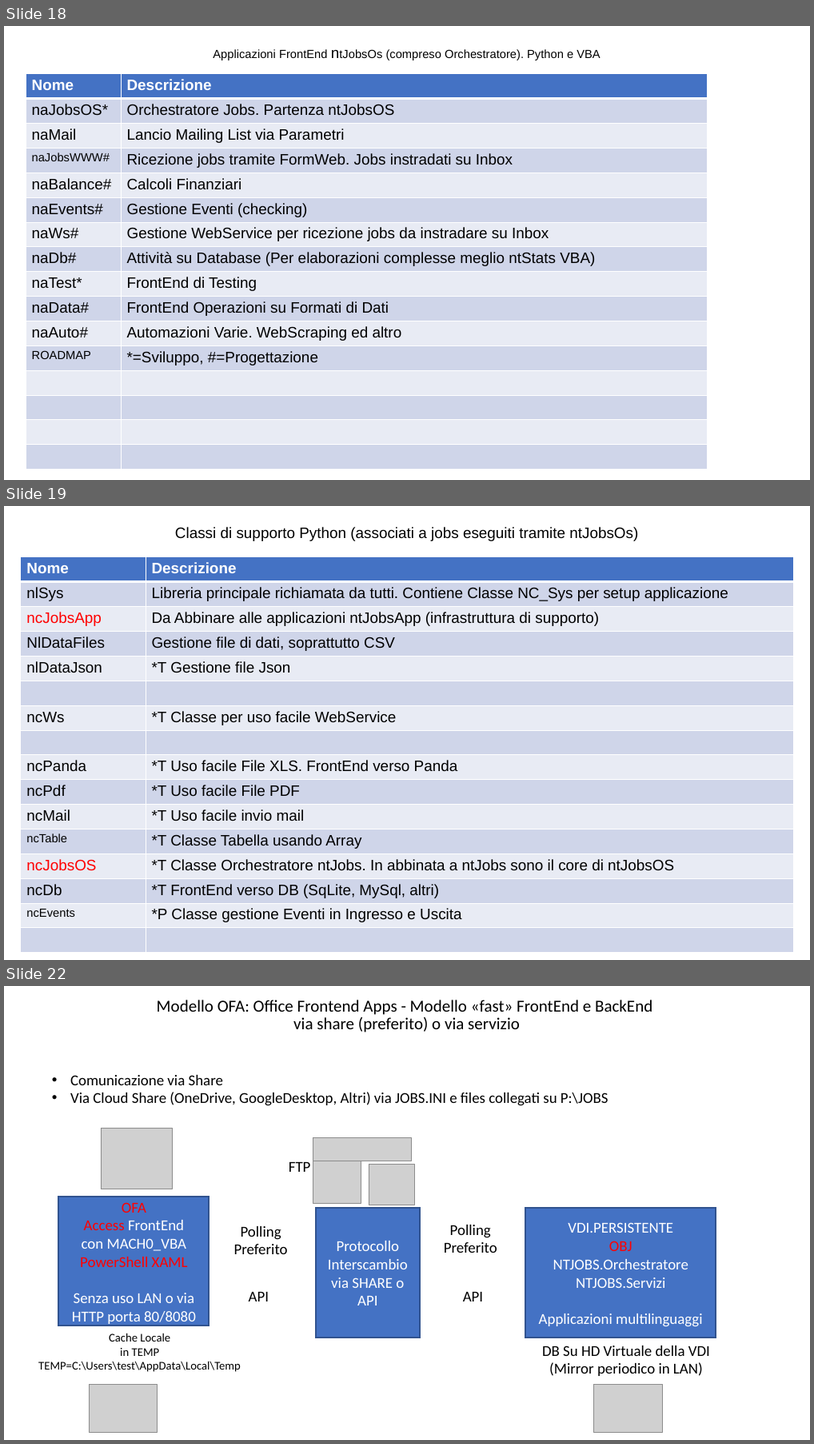
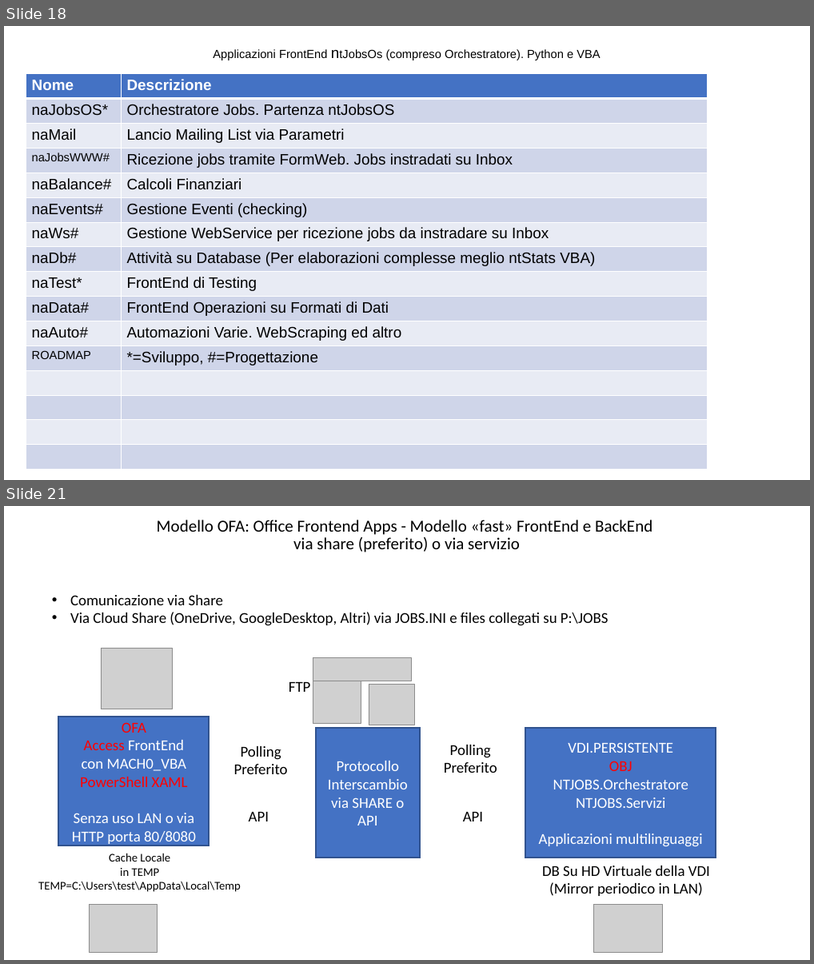
Before and after one commit to ntgcorp/ntJobsOS, a slide deck: ntjobs_white_paper_it.pptx. Shown one above the other, each under a label of ours: slides 18, 19 and 22 before the commit, slides 18 and 21 after it; the slides between them are not shown. The pictures are 814x1444 and 814x964 pixels, drawn with LibreOffice and Linux fonts; fonts in the diff are those of the drawing; grey boxes stand for pictures. Boxes give left, top, right and bottom in pixels: in the first picture for what was removed or moved away, otherwise in the second. Text is boxed around its words. In the diff, an @@ line names an element or a change of style, - is before the commit and + after.

```diff
--- a/ntjobs_white_paper_it.pptx
+++ b/ntjobs_white_paper_it.pptx
@@ slide 19 removed at (4,506,810,960), background #FFFFFF @@
@@ text removed at (175,527,638,541) @@
-Classi di supporto Python (associati a jobs eseguiti tramite ntJobsOs)
@@ table removed at (21,557,794,952), 16 rows, 2 columns @@
-Nome | Descrizione
-nlSys | Libreria principale richiamata da tutti. Contiene Classe NC_Sys per setup applicazione
-ncJobsApp | Da Abbinare alle applicazioni ntJobsApp (infrastruttura di supporto)
-NlDataFiles | Gestione file di dati, soprattutto CSV
-nlDataJson | *T Gestione file Json
- | 
-ncWs | *T Classe per uso facile WebService
- | 
-ncPanda | *T Uso facile File XLS. FrontEnd verso Panda
-ncPdf | *T Uso facile File PDF
-ncMail | *T Uso facile invio mail
-ncTable | *T Classe Tabella usando Array
-ncJobsOS | *T Classe Orchestratore ntJobs. In abbinata a ntJobs sono il core di ntJobsOS
-ncDb | *T FrontEnd verso DB (SqLite, MySql, altri)
-ncEvents | *P Classe gestione Eventi in Ingresso e Uscita
- | 
@@ what was slide 22 is now slide 21 @@
```
Also in this commit, not shown: 12 slides changed, 16 slides added, 8 other files.
